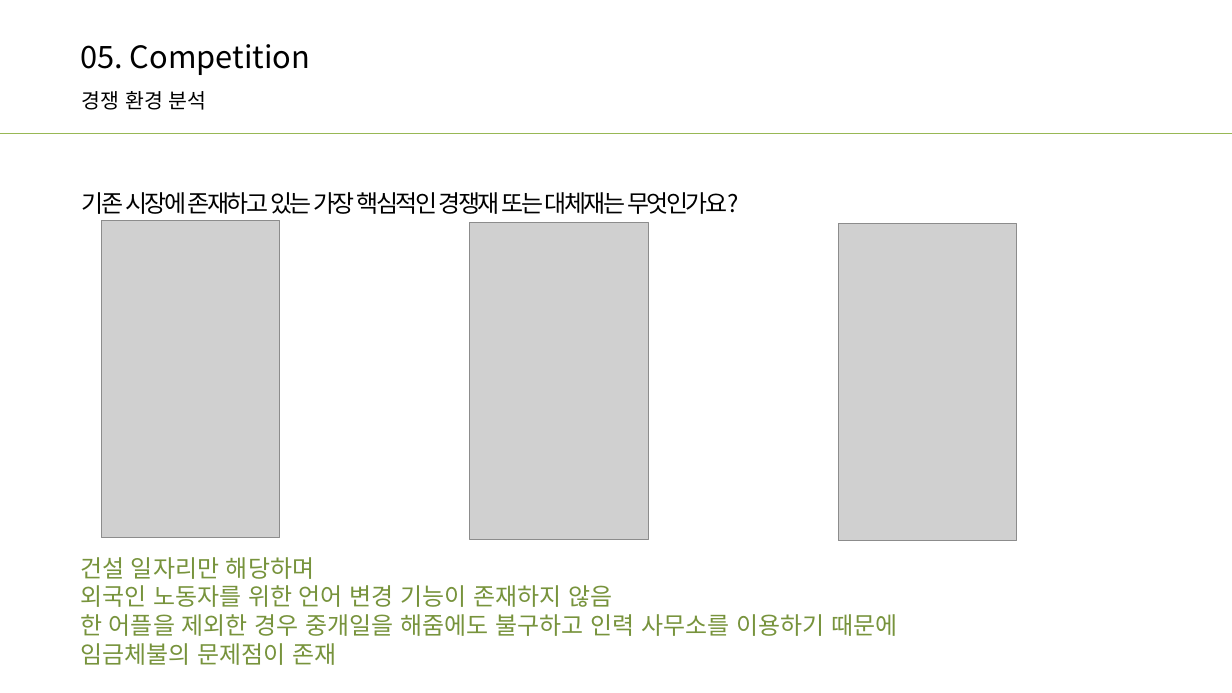
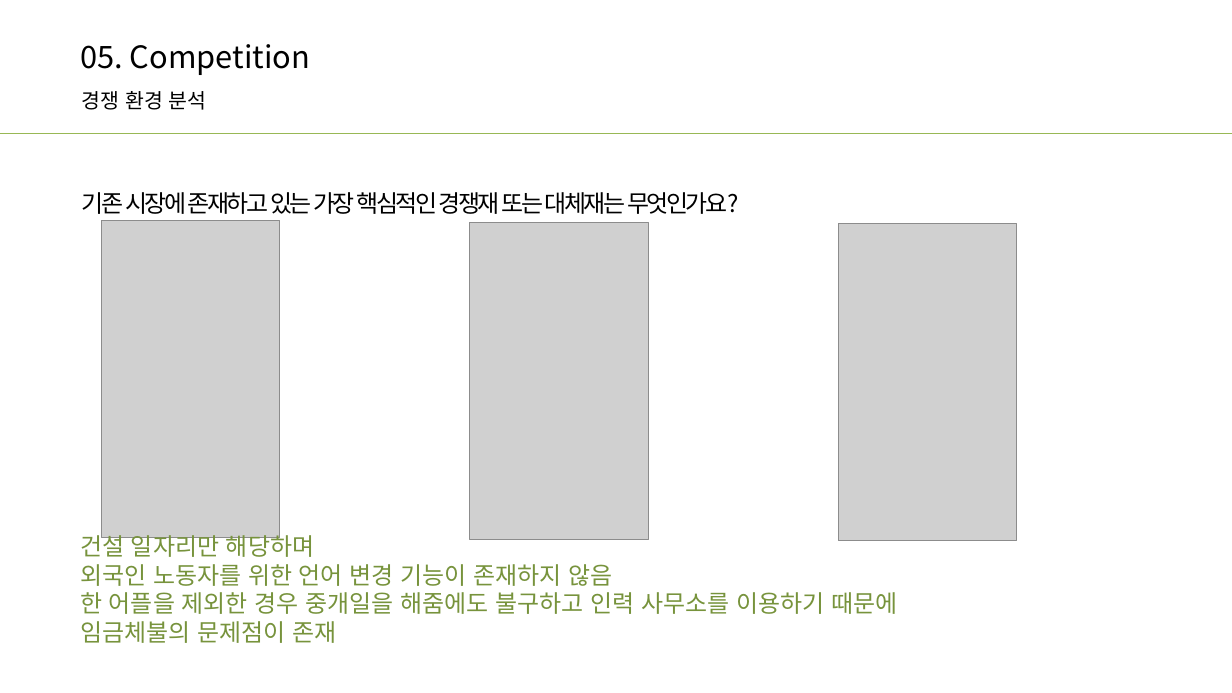
Before and after one commit to junginho0901/c-_Study, a slide deck: slide 8 of 브로콜미.pptx. Drawn at 1232x693 pixels with LibreOffice and Linux fonts; fonts in the diff are those of the drawing; grey boxes stand for pictures. Boxes give left, top, right and bottom in pixels: in the first picture for what was removed or moved away, otherwise in the second. Text is boxed around its words. In the diff, an @@ line names an element or a change of style, - is before the commit and + after.

```diff
--- a/브로콜미.pptx
+++ b/브로콜미.pptx
@@ text "건설 일자리만 해당하며" rewrapped from <box>80,557,897,665</box> to <box>80,531,897,643</box> @@
```
Also in this commit, not shown: 4 other files.
